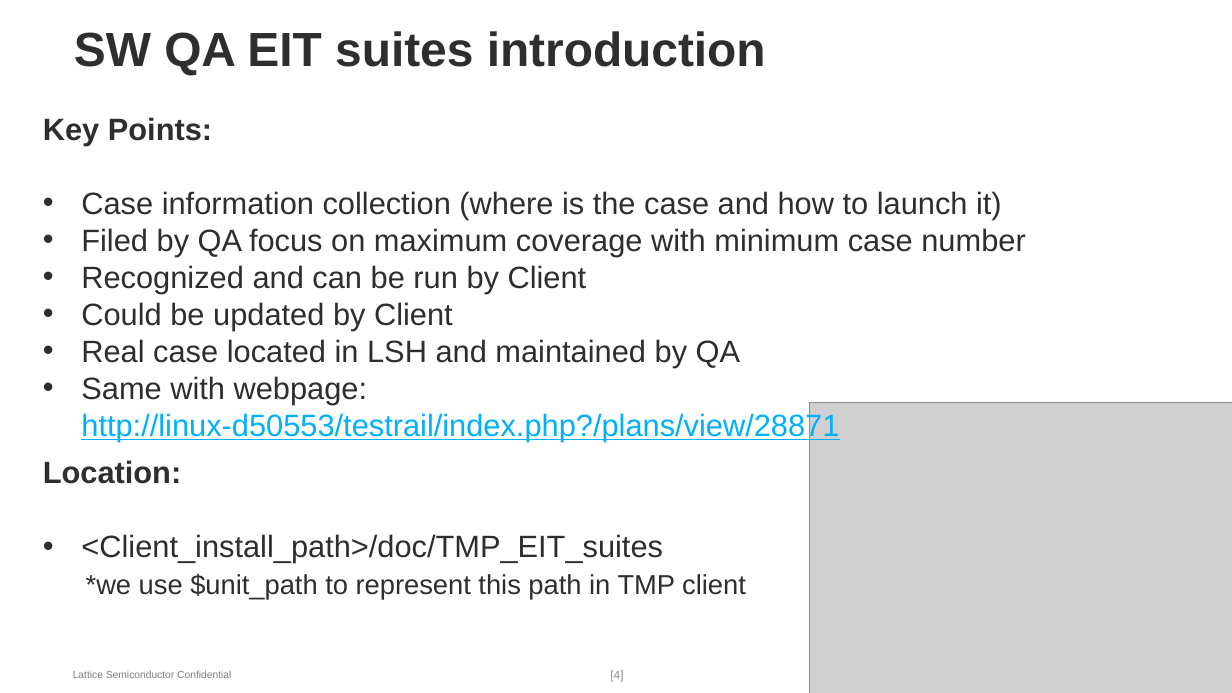
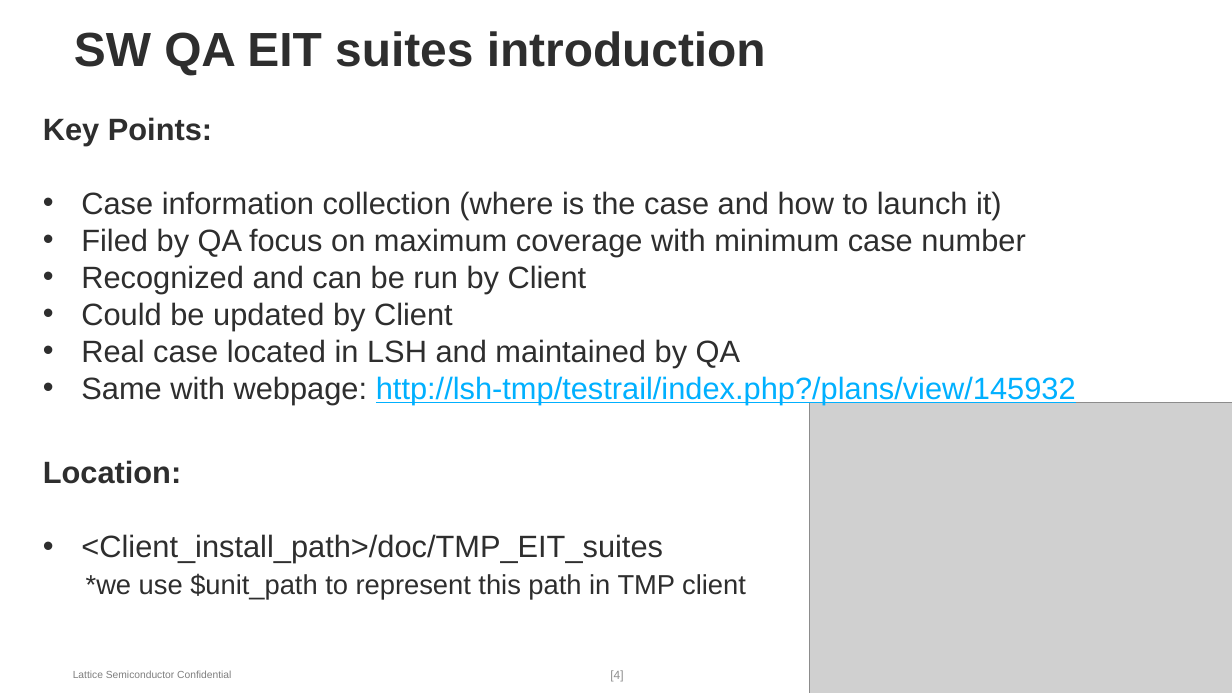
Before and after one commit to wanghengquan/repository, a slide deck: slide 4 of tmp_client/doc/TMP_EIT_suites/Local_EIT_run_LSV1.pptx. Drawn at 1232x693 pixels with LibreOffice and Linux fonts; fonts in the diff are those of the drawing; grey boxes stand for pictures; background and template pictures are left out. Boxes give left, top, right and bottom in pixels: in the first picture for what was removed or moved away, otherwise in the second. Text is boxed around its words. In the diff, an @@ line names an element or a change of style, - is before the commit and + after.

```diff
--- a/tmp_client/doc/TMP_EIT_suites/Local_EIT_run_LSV1.pptx
+++ b/tmp_client/doc/TMP_EIT_suites/Local_EIT_run_LSV1.pptx
@@ text at (81,376,1076,404): text changed @@
-• Same with webpage: http://linux-d50553/testrail/index.php?/plans/view/28871
+• Same with webpage: http://lsh-tmp/testrail/index.php?/plans/view/145932
```
Also in this commit, not shown: 2 other slides changed, 3 other files.
